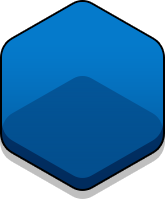
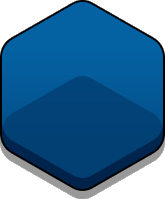
Layers edited between the first and the second w=165, h=199 image:
added layer "Overlay" (20%) above "Btn_OtherButton_Hexagon01_Blue.png" over [left=0, top=0, right=165, bottom=199]
